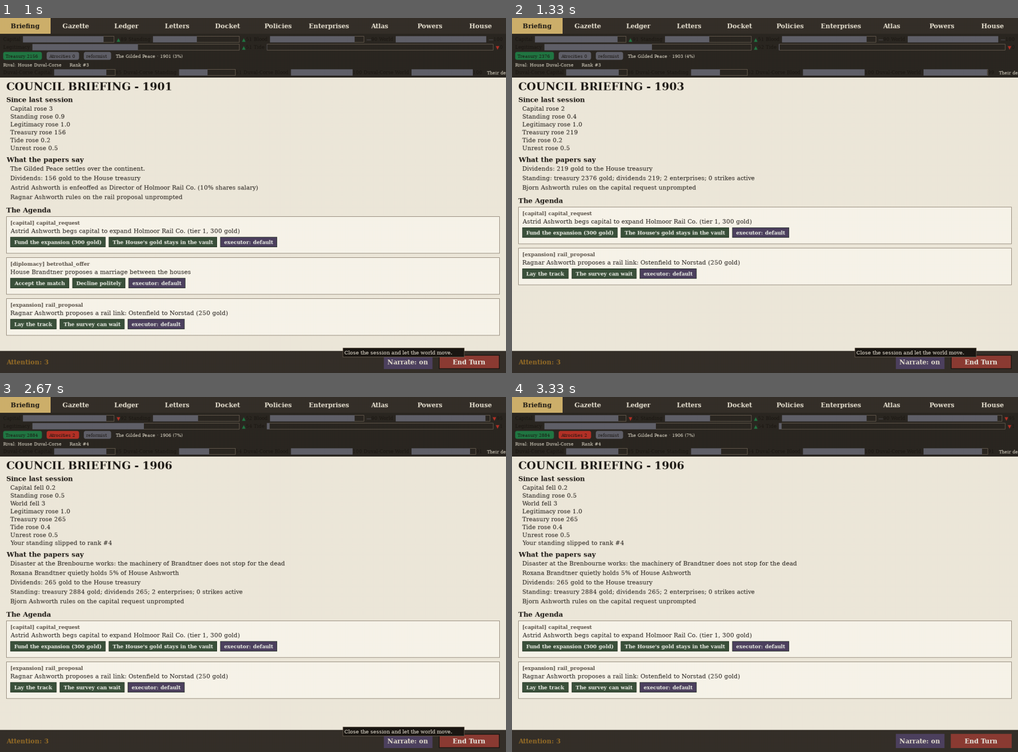
Above: before the commit, frames 1-4 (two rows, left to right).
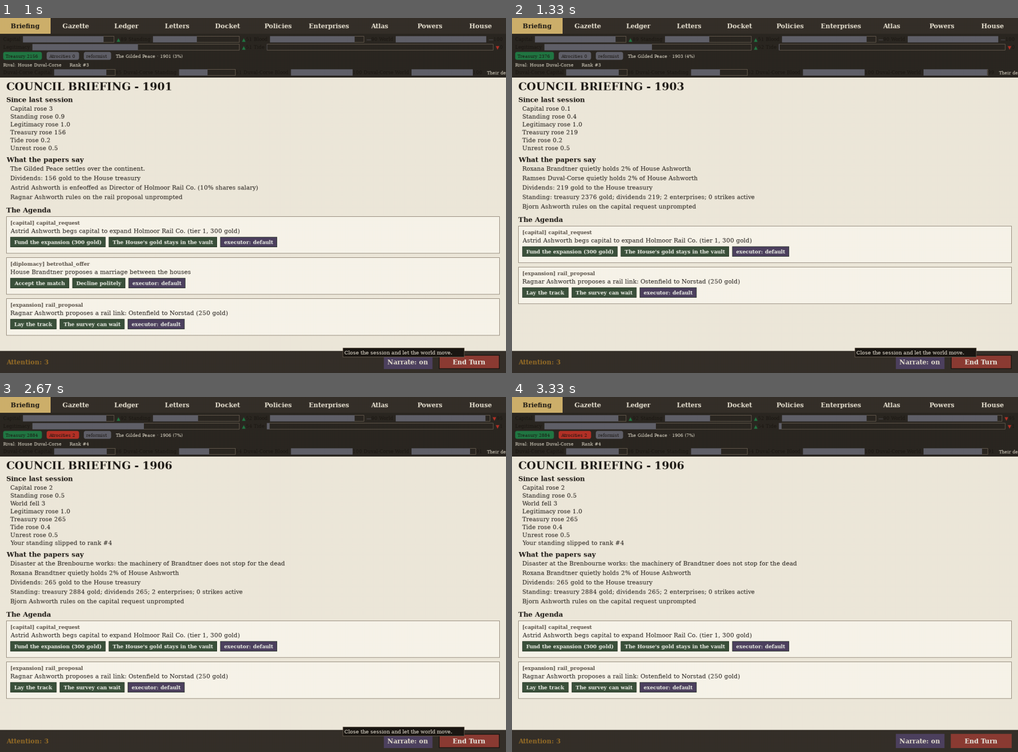
Above: after the commit, the same moments.

Repository: civersen222/Guilded-Age
Game: pygame game, started from gilded/__main__.py
Two runs of this game, one before a commit and one after it. Both use one fixed random seed, a clock stepped at 60 frames per second and the inputs below.
Inputs (mouse positions are in pixels of both pictures, inside the frame that each line leads up to):
- Up to frame 1 (1 s): click "Enterprises" at 0.38 s; click "End Turn" at 0.72 s
- Up to frame 2 (1.33 s): click "End Turn" at 1.05 s
- Up to frame 3 (2.67 s): click "Enterprises" at 1.38 s; click "End Turn" at 1.72 s; click (227, 666) at 2.05 s; click "End Turn" at 2.38 s
- Up to frame 4 (3.33 s): click (694, 499) at 2.72 s

Frame 1 is identical in both runs. In frame 2, 9.3% of the frame differs, in the area x 1-99%, y 5-81%; in frame 3, less than 0.1%; in frame 4, less than 0.1%.

Commit message:
fix share market to spend real house treasury money; fix docket _exec_share_trade logic bug; add House.can_afford helper

Diff:
--- a/gilded/docket.py
+++ b/gilded/docket.py
@@ -762,23 +762,55 @@
     *seller* is the current owner of the shares; *buyer* is the purchaser.
     *pct* is the requested percentage (already scaled by ctx.scale).
     *verb* is "buy" or "sell" — controls the wording of the result line.
+
+    House-ordered trades use the House treasury as the purse:
+      buy_shares  — ordering House's treasury pays; selling character credited personally
+      sell_shares — ordering House's treasury receives; buying character pays personally
     """
-    from gilded.society.shares import priced_transfer
-    market = ctx.game.market
+    from gilded.society.schemes import share_price
+    from gilded.houses import House
+    game = ctx.game
+    house: House = game.houses[ctx.house]
     available = ent.ledger.get(seller.id, 0.0)
     actual_pct = min(pct, available)
 
     if actual_pct <= 0:
         return [f"{seller.name} has no stake in {ent.name}"]
 
-    quote = priced_transfer(ent, seller, buyer, actual_pct, market, ctx.game, dry_run=True)
-    if buyer.gold_reserve < quote:
-        return [f"{buyer.name} cannot afford the stake ({_fmt_gold(quote)} gold)"]
-
-    cost = priced_transfer(ent, seller, buyer, actual_pct, market, ctx.game)
-    if verb == "sell":
-        return [f"{seller.name} sells {actual_pct:.1f}% of {ent.name} to {buyer.name} for {_fmt_gold(cost)} gold"]
-    return [f"{buyer.name} buys {actual_pct:.1f}% of {ent.name} from {seller.name} for {_fmt_gold(cost)} gold"]
+    price_per_pct = share_price(ent, game)
+    quote = price_per_pct * actual_pct
+
+    if quote <= 0:
+        return [f"Trade refused: {ent.name} has no positive value to trade"]
+
+    from gilded.society.shares import transfer_shares
+    from gilded.society.characters import modify_opinion
+
+    if verb == "buy":
+        # House treasury pays; selling character credited personally
+        if house.treasury < quote:
+            return [f"House {ctx.house} cannot afford the stake ({_fmt_gold(quote)} gold needed, {_fmt_gold(house.treasury)} in treasury)"]
+        moved = transfer_shares(ent, seller.id, buyer.id, actual_pct)
+        cost = price_per_pct * moved
+        if cost > 0:
+            house.debit(game.turn, "share purchase", cost)
+            seller.gold_reserve += cost
+        if moved > 0:
+            return [f"{buyer.name} buys {moved:.1f}% of {ent.name} from {seller.name} for {_fmt_gold(cost)} gold"]
+        return [f"Trade failed: no shares moved in {ent.name}"]
+    else:
+        # sell_shares: buyer pays personally; House treasury receives
+        if buyer.gold_reserve < quote:
+            return [f"{buyer.name} cannot afford the stake ({_fmt_gold(quote)} gold needed, {_fmt_gold(buyer.gold_reserve)} available)"]
+        moved = transfer_shares(ent, seller.id, buyer.id, actual_pct)
+        cost = price_per_pct * moved
+        if cost > 0:
+            buyer.gold_reserve -= cost
+            house.credit(game.turn, "share purchase", cost)
+        if moved > 0:
+            modify_opinion(seller, buyer, 5, "a generous buyer")
+            return [f"{seller.name} sells {moved:.1f}% of {ent.name} to {buyer.name} for {_fmt_gold(cost)} gold"]
+        return [f"Trade failed: no shares moved in {ent.name}"]
 
 
 def _init_buy_shares(ctx, eid=None, seller_id=None, pct=0.0, **kw) -> List[str]:
--- a/gilded/houses.py
+++ b/gilded/houses.py
@@ -46,6 +46,10 @@
             return
         self.treasury += amount
         self.journal.append((turn, label, amount))
+
+    def can_afford(self, amount: float) -> bool:
+        """Check whether the treasury covers *amount* without spending."""
+        return amount >= 0 and amount <= self.treasury
 
     def debit(self, turn: int, label: str, amount: float) -> None:
         if amount < 0:
--- a/gilded/society/shares.py
+++ b/gilded/society/shares.py
@@ -13,11 +13,12 @@
 
 
 def priced_transfer(ent, seller, buyer, pct, market, game, dry_run=False) -> float:
-    """Sell a share tranche at the market's valuation.
+    """Sell a share tranche at the market price: market.value(ent, game) * pct / 100.
 
     Returns the gold actually paid (0.0 for every no-op path).
     """
-    price = market.value(ent, game) * pct / 100.0
+    val = market.value(ent, game)
+    price = val * pct / 100.0
     if dry_run:
         return price
     if price <= 0:
@@ -25,7 +26,7 @@
     if buyer.gold_reserve < price:
         return 0.0
     moved = transfer_shares(ent, seller.id, buyer.id, pct)
-    cost = market.value(ent, game) * moved / 100.0
+    cost = val * moved / 100.0
     buyer.gold_reserve -= cost
     seller.gold_reserve += cost
     if moved > 0:
